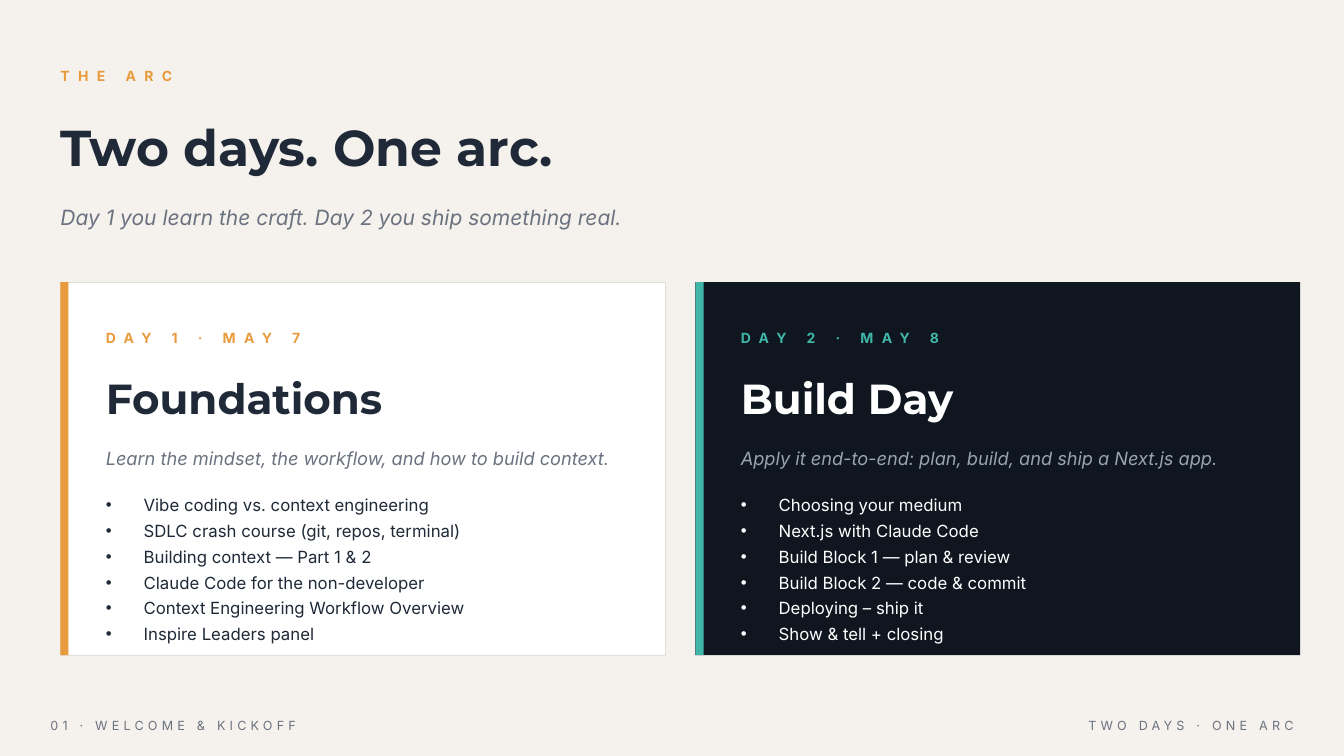
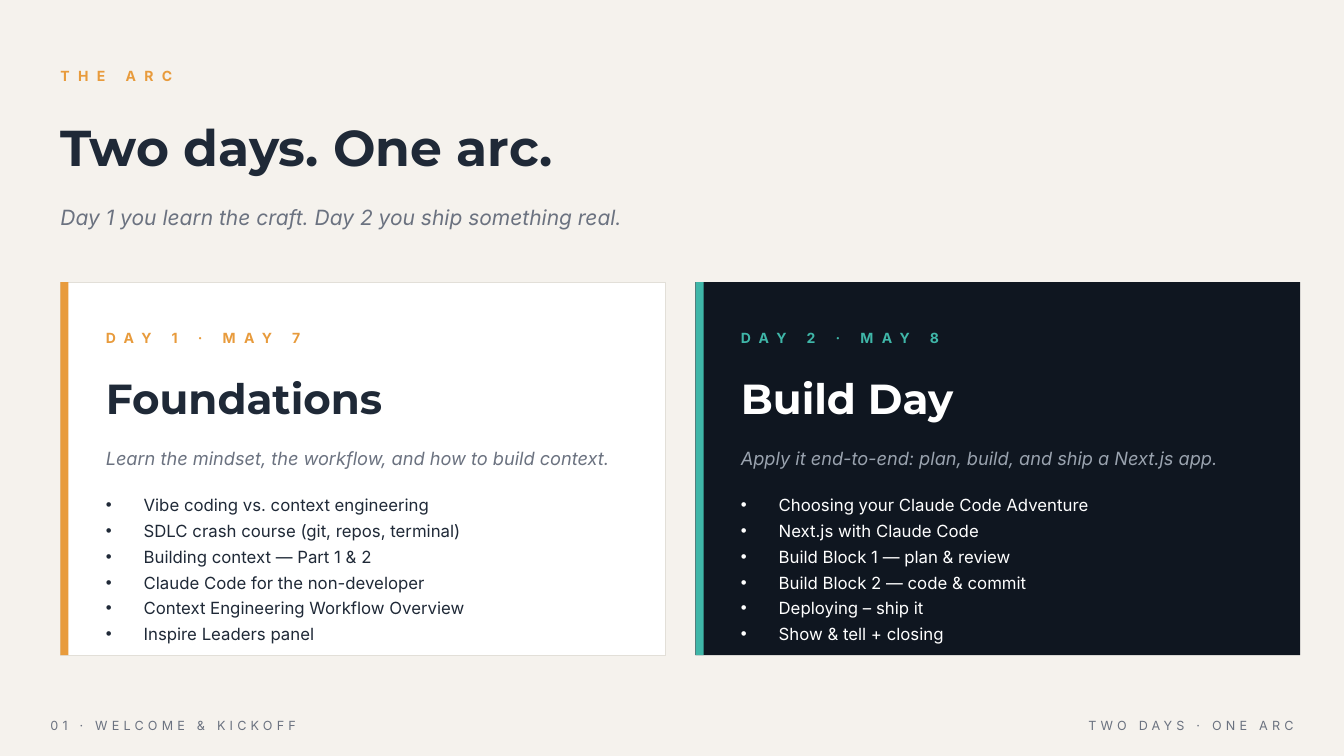
Before and after one commit to chriskehayias/ContextEngineering, a slide deck: slide 6 of schedule/01-welcome-kickoff/01-welcome-kickoff.pptx. Drawn at 1344x756 pixels with LibreOffice and Linux fonts; fonts in the diff are those of the drawing. Boxes give left, top, right and bottom in pixels: in the first picture for what was removed or moved away, otherwise in the second. Text is boxed around its words. In the diff, an @@ line names an element or a change of style, - is before the commit and + after.

```diff
--- a/schedule/01-welcome-kickoff/01-welcome-kickoff.pptx
+++ b/schedule/01-welcome-kickoff/01-welcome-kickoff.pptx
@@ text at [779,498,1088,515]: text changed @@
-• Choosing your medium
+• Choosing your Claude Code Adventure
```
Also in this commit, not shown: 3 other slides changed, 4 other files.
